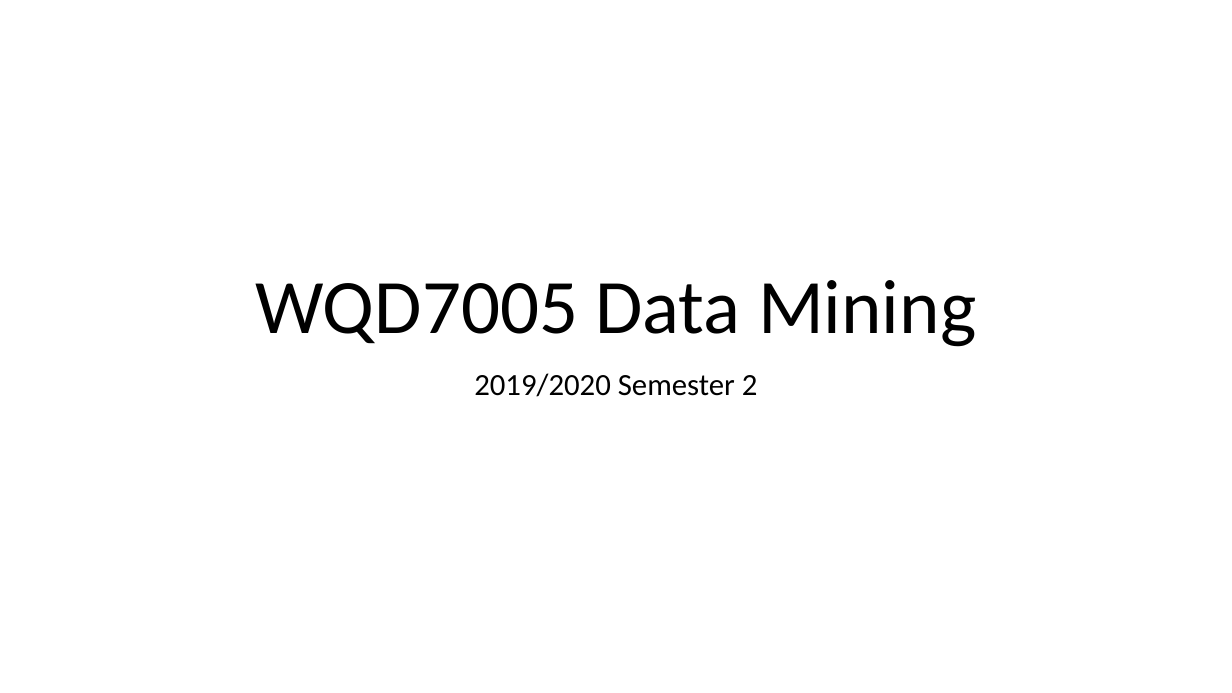
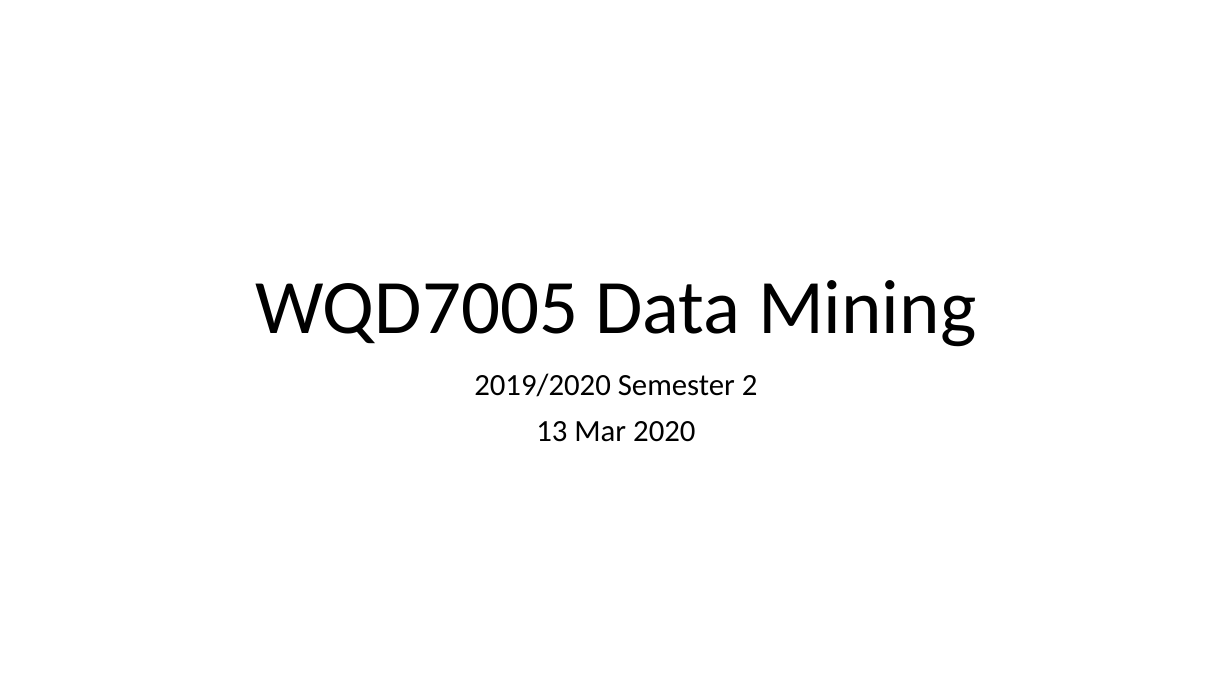
Before and after one commit to YapHH/WQD7005, a slide deck: slide 1 of WQD7005.Milestone1.WQD180073.pptx. Drawn at 1232x693 pixels with LibreOffice and Linux fonts; fonts in the diff are those of the drawing. Boxes give left, top, right and bottom in pixels: in the first picture for what was removed or moved away, otherwise in the second. Text is boxed around its words. In the diff, an @@ line names an element or a change of style, - is before the commit and + after.

```diff
--- a/WQD7005.Milestone1.WQD180073.pptx
+++ b/WQD7005.Milestone1.WQD180073.pptx
@@ subtitle at (536, 421, 695, 442): paragraph added @@
+13 Mar 2020
```
Also in this commit, not shown: 2 other slides changed.
